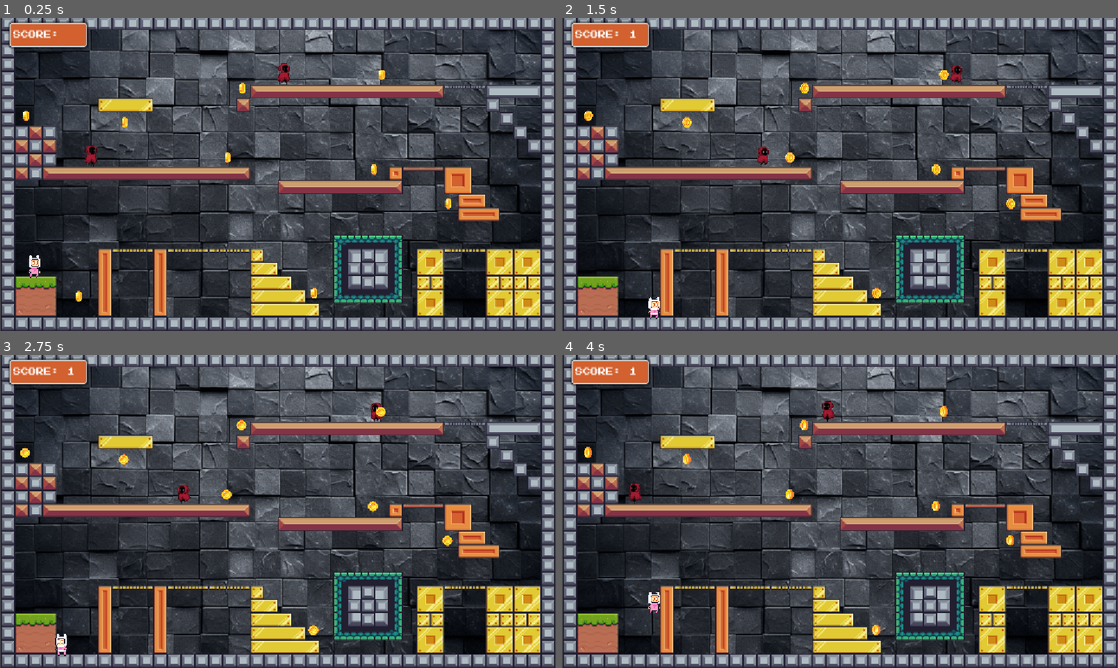
Above: before the commit, frames 1-4 (two rows, left to right).
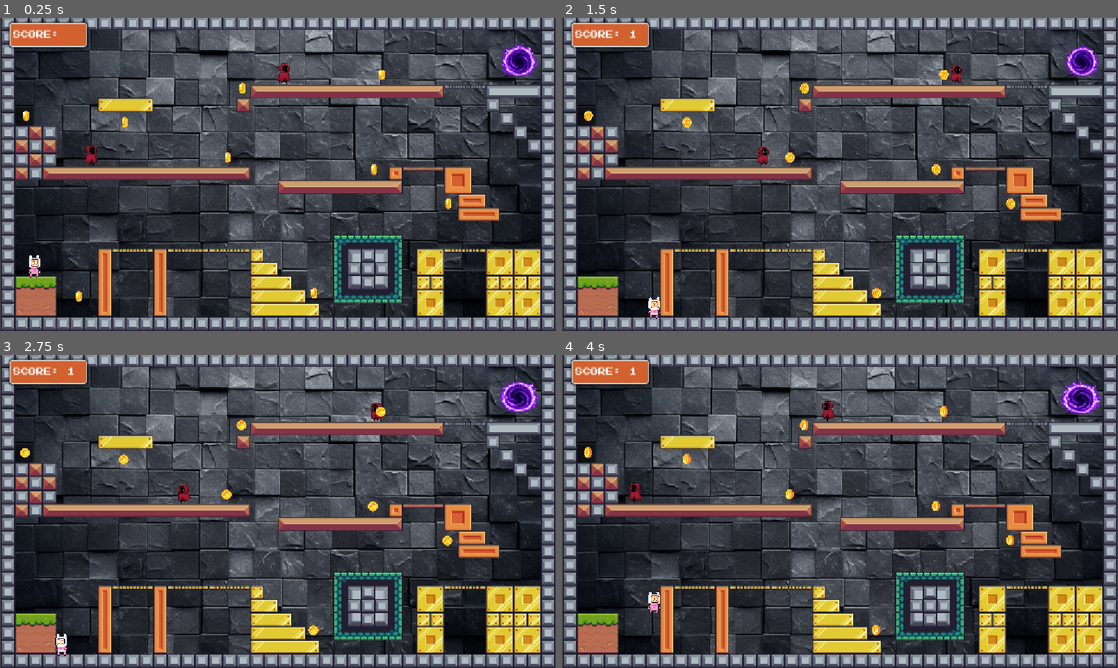
Above: after the commit, the same moments.

Repository: baishnabikumari/Up-Up
Game: Godot game, scene res://scenes/main.tscn
The game is run twice, just before and just after one commit, with the same random seed, the same clock (stepped at 60 frames per second) and the same inputs. Sound files missing from this copy of the repository are replaced by a short silence.
Inputs:
- Up to frame 1 (0.25 s): no input
- Up to frame 2 (1.5 s): tap Enter at 0.5 s; hold D (right) from 0.53 s (still down); tap Alt at 0.6 s; tap W (jump) at 0.77 s; tap Shift at 1.35 s
- Up to frame 3 (2.75 s): tap W (jump) at 1.52 s; release D (right) at 2.03 s; hold A (left) from 2.03 s (still down); tap Alt at 2.1 s
- Up to frame 4 (4 s): release A (left) at 2.78 s; hold D (right) from 2.78 s (still down); tap Shift at 2.85 s; tap W (jump) at 3.02, 3.77 s; tap Alt at 3.6 s

The runs differ from the first frame. In frame 1, 0.5% of the frame differs, in the area x 90-97%, y 7-19%; in frame 2, 0.5%; in frame 3, 0.6%; in frame 4, 0.6%, in the area x 89-97%, y 8-20%.

Commit message:
added a portal which make you go to the next level but now i only created the level 1 i will create more but i do have exam rn so that's it for now, also added the canvaslayer for a levelcomplete panel so you can see that the level is completed.

Diff:
--- a/scenes/levels/level_1.tscn
+++ b/scenes/levels/level_1.tscn
@@ -1,10 +1,12 @@
-[gd_scene load_steps=8 format=4 uid="uid://dqq6bnxdcgpu1"]
+[gd_scene load_steps=21 format=4 uid="uid://dqq6bnxdcgpu1"]
 
 [ext_resource type="Texture2D" uid="uid://t5rvjllingr7" path="res://assets/images/tilemap/Terrain (16x16).png" id="1_ksju7"]
 [ext_resource type="Texture2D" uid="uid://c7lkpoej86sgm" path="res://assets/images/bg/bg.png" id="1_nsrm0"]
 [ext_resource type="PackedScene" uid="uid://b5tb77p64luih" path="res://scenes/player.tscn" id="2_6iamk"]
 [ext_resource type="PackedScene" uid="uid://ekhyufa0cwtd" path="res://scenes/enemy.tscn" id="4_x42e6"]
 [ext_resource type="PackedScene" uid="uid://crnv242onwevq" path="res://scenes/coins.tscn" id="5_6761a"]
+[ext_resource type="Script" uid="uid://bmrkc0ynkt152" path="res://scripts/portal.gd" id="6_oc4kc"]
+[ext_resource type="Texture2D" uid="uid://c2rbjhvjm4dcl" path="res://assets/images/tilemap/portel.png" id="6_sk5k4"]
 
 [sub_resource type="TileSetAtlasSource" id="TileSetAtlasSource_6iamk"]
 texture = ExtResource("1_ksju7")
@@ -215,6 +217,86 @@
 physics_layer_0/collision_layer = 1
 sources/0 = SubResource("TileSetAtlasSource_6iamk")
 
+[sub_resource type="AtlasTexture" id="AtlasTexture_oc4kc"]
+atlas = ExtResource("6_sk5k4")
+region = Rect2(0, 0, 312, 365)
+
+[sub_resource type="AtlasTexture" id="AtlasTexture_s8va5"]
+atlas = ExtResource("6_sk5k4")
+region = Rect2(312, 0, 312, 365)
+
+[sub_resource type="AtlasTexture" id="AtlasTexture_dga24"]
+atlas = ExtResource("6_sk5k4")
+region = Rect2(624, 0, 312, 365)
+
+[sub_resource type="AtlasTexture" id="AtlasTexture_qxy0u"]
+atlas = ExtResource("6_sk5k4")
+region = Rect2(936, 0, 312, 365)
+
+[sub_resource type="AtlasTexture" id="AtlasTexture_excbq"]
+atlas = ExtResource("6_sk5k4")
+region = Rect2(1248, 0, 312, 365)
+
+[sub_resource type="AtlasTexture" id="AtlasTexture_iav0o"]
+atlas = ExtResource("6_sk5k4")
+region = Rect2(1560, 0, 312, 365)
+
+[sub_resource type="AtlasTexture" id="AtlasTexture_dnkej"]
+atlas = ExtResource("6_sk5k4")
+region = Rect2(1872, 0, 312, 365)
+
+[sub_resource type="AtlasTexture" id="AtlasTexture_mm8aj"]
+atlas = ExtResource("6_sk5k4")
+region = Rect2(2184, 0, 312, 365)
+
+[sub_resource type="SpriteFrames" id="SpriteFrames_wtwp4"]
+animations = [{
+"frames": [{
+"duration": 1.0,
+"texture": SubResource("AtlasTexture_oc4kc")
+}, {
+"duration": 1.0,
+"texture": SubResource("AtlasTexture_s8va5")
+}, {
+"duration": 1.0,
+"texture": SubResource("AtlasTexture_dga24")
+}, {
+"duration": 1.0,
+"texture": SubResource("AtlasTexture_qxy0u")
+}, {
+"duration": 1.0,
+"texture": SubResource("AtlasTexture_excbq")
+}, {
+"duration": 1.0,
+"texture": SubResource("AtlasTexture_iav0o")
+}, {
+"duration": 1.0,
+"texture": SubResource("AtlasTexture_dnkej")
+}, {
+"duration": 1.0,
+"texture": SubResource("AtlasTexture_mm8aj")
+}],
+"loop": true,
+"name": &"default",
+"speed": 12.0
+}]
+
+[sub_resource type="RectangleShape2D" id="RectangleShape2D_s8va5"]
+size = Vector2(49, 44.5)
+
+[sub_resource type="StyleBoxFlat" id="StyleBoxFlat_oc4kc"]
+bg_color = Color(0.80784315, 0.54509807, 0.09019608, 1)
+border_width_left = 5
+border_width_top = 5
+border_width_right = 5
+border_width_bottom = 5
+border_color = Color(0.7411765, 0.2509804, 0.14509805, 1)
+border_blend = true
+corner_radius_top_left = 5
+corner_radius_top_right = 5
+corner_radius_bottom_right = 5
+corner_radius_bottom_left = 5
+
 [node name="Levels" type="Node2D"]
 
 [node name="TextureRect" type="TextureRect" parent="."]
@@ -267,3 +349,41 @@
 
 [node name="coin_10" parent="coins" instance=ExtResource("5_6761a")]
 position = Vector2(499.00003, 191)
+
+[node name="Portal" type="Area2D" parent="."]
+script = ExtResource("6_oc4kc")
+
+[node name="portel" type="AnimatedSprite2D" parent="Portal"]
+position = Vector2(598, 47)
+scale = Vector2(0.18830128, 0.20924658)
+sprite_frames = SubResource("SpriteFrames_wtwp4")
+autoplay = "default"
+frame = 6
+frame_progress = 0.9390457
+
+[node name="CollisionShape2D" type="CollisionShape2D" parent="Portal"]
+position = Vector2(597.5, 50.75)
+shape = SubResource("RectangleShape2D_s8va5")
+
+[node name="CanvasLayer" type="CanvasLayer" parent="."]
+
+[node name="WinPanel" type="Panel" parent="CanvasLayer"]
+visible = false
+offset_left = 137.0
+offset_top = 125.0
+offset_right = 537.0
+offset_bottom = 225.0
+theme_override_styles/panel = SubResource("StyleBoxFlat_oc4kc")
+
+[node name="Label" type="Label" parent="CanvasLayer/WinPanel"]
+layout_mode = 1
+anchors_preset = 15
+anchor_right = 1.0
+anchor_bottom = 1.0
+grow_horizontal = 2
+grow_vertical = 2
+text = "LEVEL COMPLETED!! MORE LEVELS SOON..."
+horizontal_alignment = 1
+vertical_alignment = 1
+
+[connection signal="body_entered" from="Portal" to="Portal" method="_on_body_entered"]
--- /dev/null
+++ b/scripts/portal.gd
@@ -0,0 +1,17 @@
+extends Area2D
+@onready var win_panel: Panel = $"../CanvasLayer/WinPanel"
+
+func _on_body_entered(body: Node2D) -> void:
+	if body.name == "Player":
+		#stop player
+		body.set_physics_process(false)
+
+		var tween = create_tween()
+		tween.set_parallel(true)
+		tween.tween_property(body, "global_position", global_position, 1.0)
+		tween.tween_property(body, "scale", Vector2.ZERO, 1.0)
+
+		#waiting to finish
+		await tween.finished
+		body.queue_free()
+		win_panel.visible = true
Binary file added: assets/images/tilemap/portel.png
Not shown, added: assets/images/tilemap/portel.png.import
Not shown, added: scripts/portal.gd.uid
